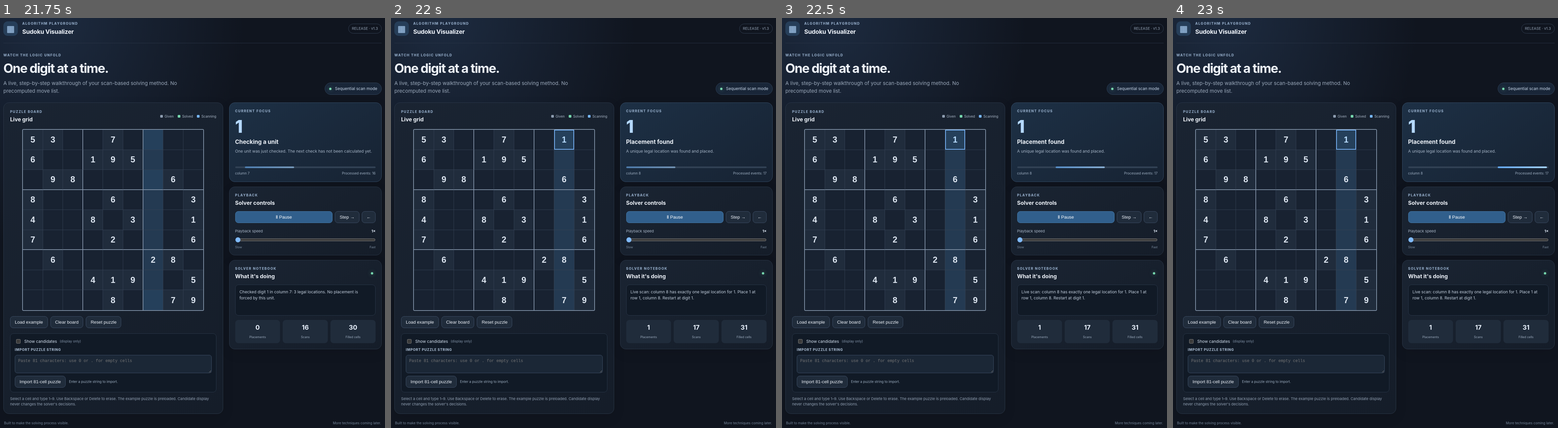
Above: before the commit, frames 1-4 (left to right).
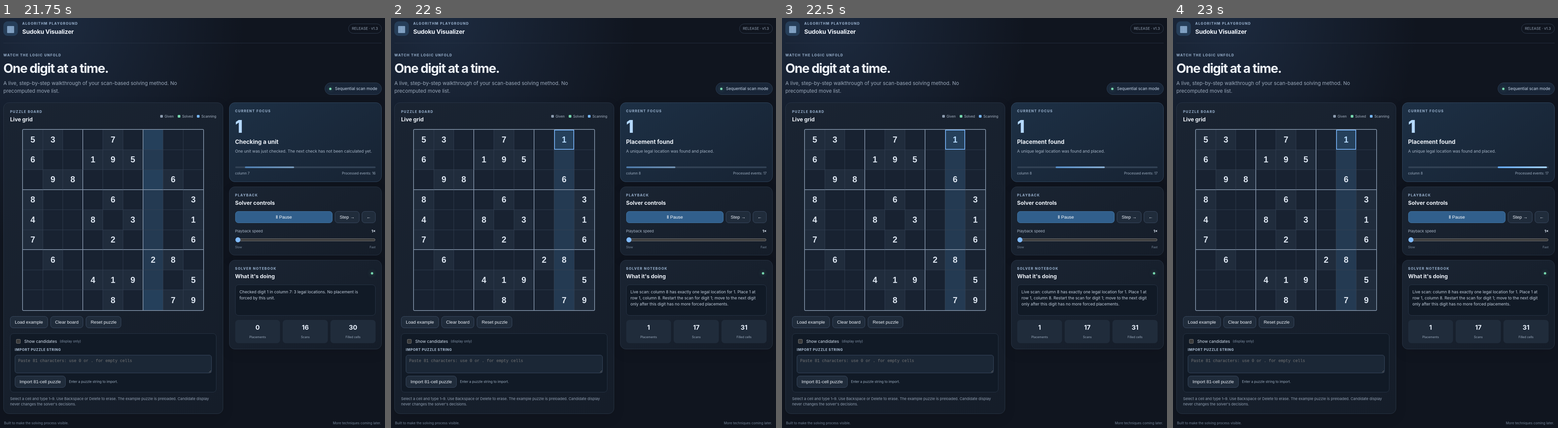
Above: after the commit, the same moments.

Repository: emac75camera/Sudoku-Visualizer
Game: browser game, page index.html
Two runs of this game, one before a commit and one after it. Both use one fixed random seed, a clock stepped at 60 frames per second and the inputs below.
Inputs:
- Up to frame 1 (21.75 s): click "▶ Play" at 0.27 s; tap Right at 1.03 s; click "▶ Play" at 1.77 s
- Up to frame 2 (22 s): no input
- Up to frame 3 (22.5 s): no input
- Up to frame 4 (23 s): no input

Frame 1 is identical in both runs. In frame 2, 0.2% of the frame differs, in the area x 62-95%, y 67-71%; in frame 3, 0.2%; in frame 4, 0.2%.

Commit message:
Continue scanning current digit after placement

Diff:
--- a/app.js
+++ b/app.js
@@ -68,9 +68,9 @@
     if(open.length===1) {
       const [r,c]=open[0];
       state.grid[r][c]=digit; state.filled++; state.placements++;
-      state.digit=1; state.typeIndex=0; state.unit=0;
+      state.digit=digit; state.typeIndex=0; state.unit=0;
       state.event={kind:"place",digit,type,unit,candidates:open,placement:[r,c],
-        message:`Live scan: ${unitLabel} has exactly one legal location for ${digit}. Place ${digit} at row ${r+1}, column ${c+1}. Restart at digit 1.`};
+        message:`Live scan: ${unitLabel} has exactly one legal location for ${digit}. Place ${digit} at row ${r+1}, column ${c+1}. Restart the scan for digit ${digit}; move to the next digit only after this digit has no more forced placements.`};
     } else {
       state.event={kind:"scan",digit,type,unit,candidates:open,placement:null,
         message:`Checked digit ${digit} in ${unitLabel}: ${open.length} legal ${open.length===1?"location":"locations"}. ${open.length===0?"This unit has no available location for this digit.":"No placement is forced by this unit."}`};
